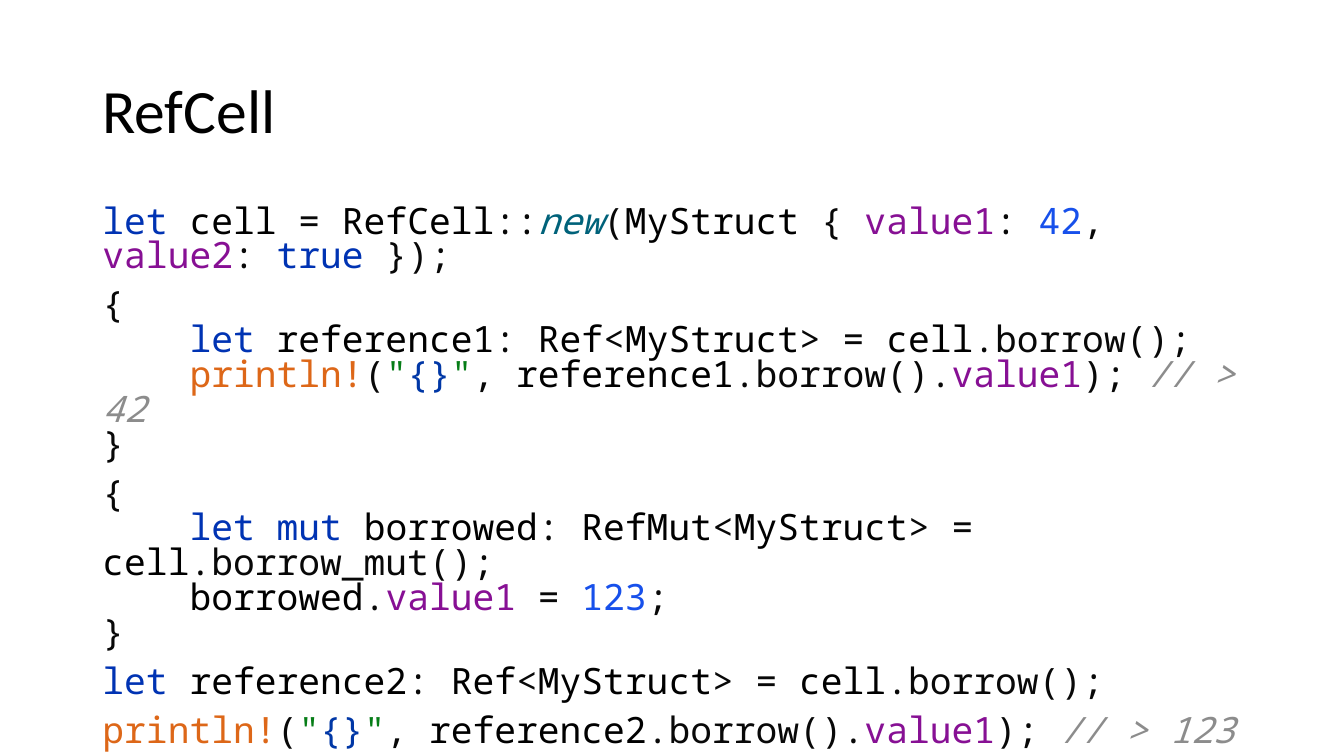
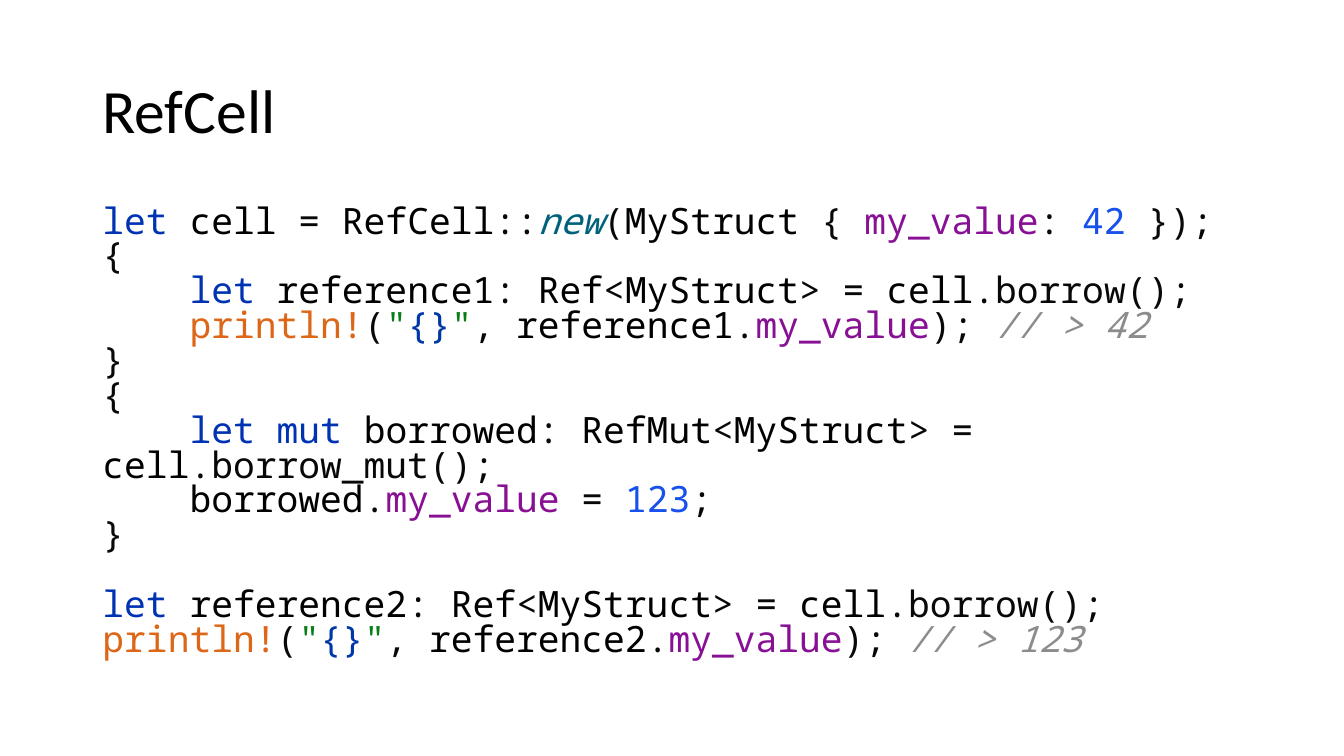
Before and after one commit to kugushev/course-rust-basics, a slide deck: slide 33 of pres/04-SmartPointers.pptx (slide 35 before the commit). Drawn at 1344x756 pixels with LibreOffice and Linux fonts; fonts in the diff are those of the drawing. Boxes give left, top, right and bottom in pixels: in the first picture for what was removed or moved away, otherwise in the second. Text is boxed around its words. In the diff, an @@ line names an element or a change of style, - is before the commit and + after.

```diff
--- a/pres/04-SmartPointers.pptx
+++ b/pres/04-SmartPointers.pptx
@@ text at (102, 206, 1191, 661): text changed @@
-let cell = RefCell::new(MyStruct { value1: 42, value2: true });
-{
-let reference1: Ref<MyStruct> = cell.borrow();
-println!("{}", reference1.borrow().value1); // > 42
-}
-{
-let mut borrowed: RefMut<MyStruct> = cell.borrow_mut();
-borrowed.value1 = 123;
-}
-let reference2: Ref<MyStruct> = cell.borrow();
-println!("{}", reference2.borrow().value1); // > 123
+let cell = RefCell::new(MyStruct { my_value: 42 });
+{
+let reference1: Ref<MyStruct> = cell.borrow();
+println!("{}", reference1.my_value); // > 42
+}
+{
+let mut borrowed: RefMut<MyStruct> = cell.borrow_mut();
+borrowed.my_value = 123;
+}
+let reference2: Ref<MyStruct> = cell.borrow();
+println!("{}", reference2.my_value); // > 123
```
Also in this commit, not shown: 12 other slides changed, 7 slides added, 1 slide removed, 2 other files.
